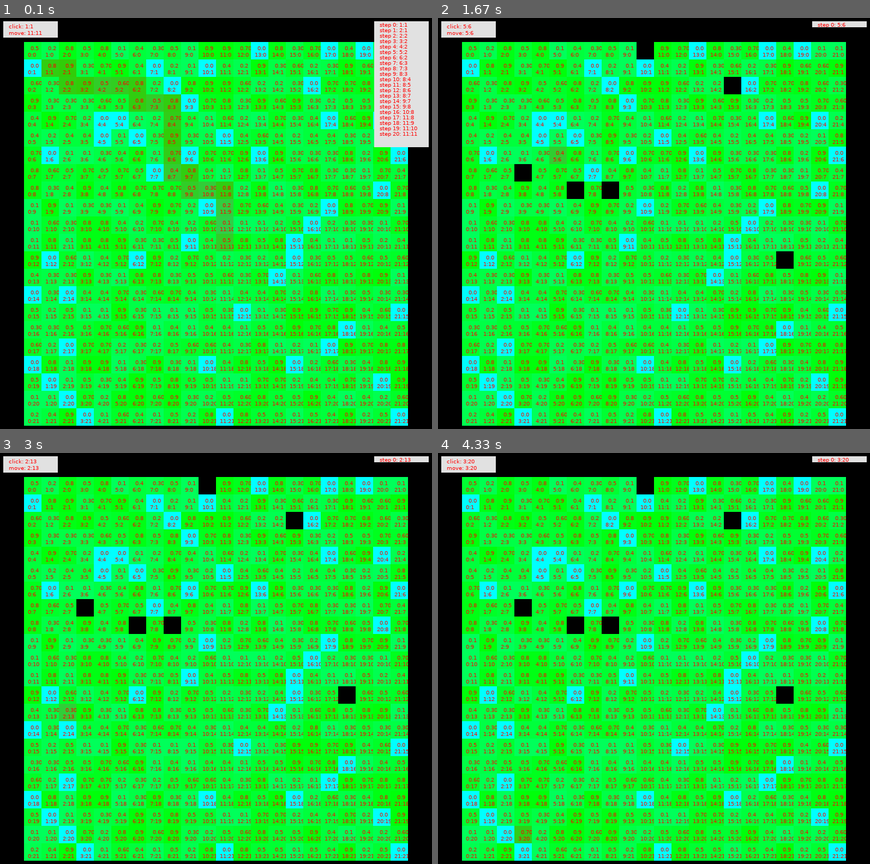
Above: before the commit, frames 1-4 (two rows, left to right).
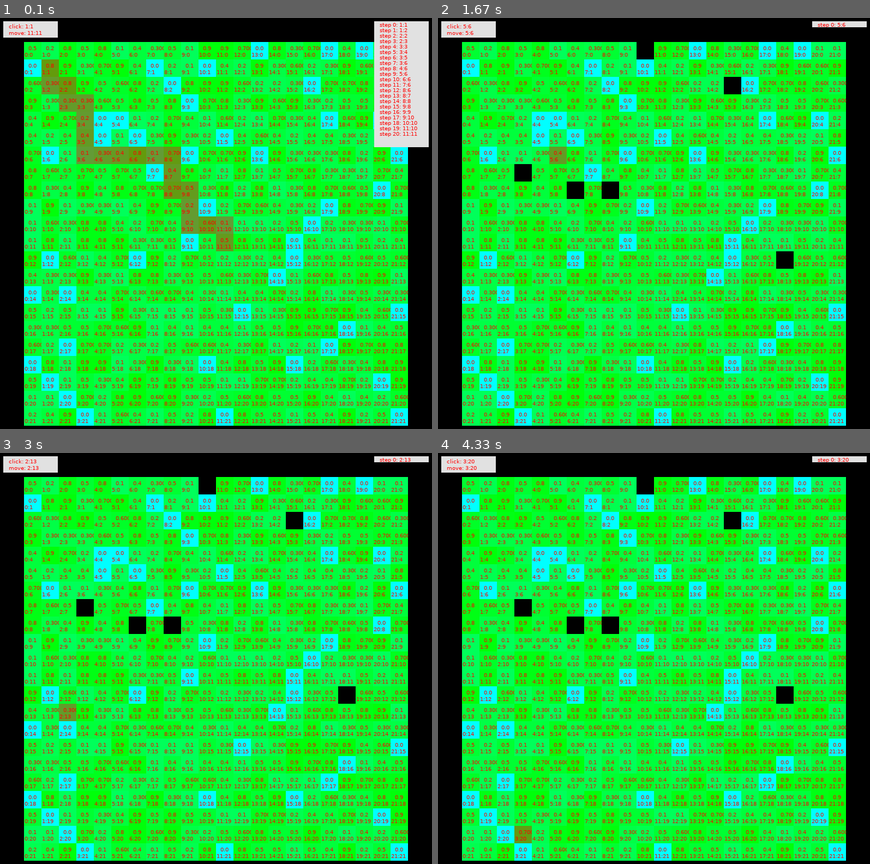
Above: after the commit, the same moments.

Repository: DrNemo/a-star
Game: pygame game, started from example_pygame.py
Two runs of this game, one before a commit and one after it. Both use one fixed random seed, a clock stepped at 60 frames per second and the inputs below. The source is Python 2; it was converted automatically to run under Python 3.
Inputs (mouse positions are in pixels of both pictures, inside the frame that each line leads up to):
- Up to frame 1 (0.1 s): no input
- Up to frame 2 (1.67 s): tap Enter at 0.33 s; click (520, 170) at 0.72 s; click (813, 387) at 1.05 s; click (550, 149) at 1.38 s
- Up to frame 3 (3 s): click (216, 724) at 1.72 s; click (155, 580) at 2.05 s; click (367, 785) at 2.38 s; click (73, 711) at 2.72 s
- Up to frame 4 (4.33 s): click (528, 584) at 3.05 s; click (550, 744) at 3.38 s; click (809, 769) at 3.72 s; click (520, 831) at 4.05 s

The runs differ from the first frame. In frame 1, 21% of the frame differs, in the area x 5-97%, y 2-99%; in frame 2, 17%; in frame 3, 17%; in frame 4, 17%.

Commit message:
refractory and fix bug

Diff:
--- a/astar.py
+++ b/astar.py
@@ -46,146 +46,173 @@
 """
 
 class AStar:
-	maps = {}
 	maps_temp = {}
-	w = 0
-	h = 0
-	diagonal = False
-	_start = [0, 0]
-	_stop = [0, 0]
-	_path_save = []
-	_re_search = True
+
+	H_CALCULAT_MANHETON = False
+
+	point_start = False
+	point_stop = False
+
+	re_search = True
+
 	def __init__(self, maps, diagonal = False):
 		self.diagonal = diagonal
-		self.w = len(maps)
-		self.h = len(maps[0])
+		self.width = len(maps)
+		self.height = len(maps[0])
+
 		# generate hash map
-		for x in xrange(0, self.w):
-			for y in xrange(0, self.h):
-				self.maps[prefix([x, y])] = maps[x][y]
+		self.maps = {}
+		for x in xrange(0, self.width):
+			for y in xrange(0, self.height):
+				self.maps[self.getHashPoint([x, y])] = maps[x][y]
+
+	@staticmethod
+	def getHashPoint(cor):
+		return "%i:%i" % (cor[0], cor[1])
 
 	def let(self, cor, cofice = 0):
-		self._re_search = True
-		self.maps_temp[prefix(cor)] = cofice
+		self.maps_temp[self.getHashPoint(cor)] = cofice
+		self.re_search = True
 		return self
 
 	def clearLets(self):
-		self._re_search = True
+		self.re_search = True
 		self.maps_temp = {}
 		return self
 
 	def start(self, cor):
-		self._re_search = True
-		self._start = Point(cor)
+		if not self.pointInMap(cor):
+			raise Exception('Coordinates outside the map area')
+
+		self.re_search = True
+		self.point_start = Point(cor)
 		return self
 
 	def stop(self, cor):
-		self._re_search = True
-		self._stop = Point(cor)
-		return self
+		if not self.pointInMap(cor):
+			raise Exception('Coordinates outside the map area')
+
+		self.re_search = True
+		self.point_stop = Point(cor)
+		return self
+
+	def pointInMap(self, cor):
+		if self.getHashPoint(cor) in self.maps:
+			return True
+		return False
 
 	def search(self):
-		if not self._re_search:
-			return self._path_save[::]
-
-		if self._stop.prefix in self.maps and not self.maps[self._stop.prefix]:
-			return []
-
-		self._path_save = []
-		open_point = [self._start]
-		open_point_hash = {self._start.prefix : True}
+		if not self.point_start or not self.point_stop:
+			raise Exception('No starting point or finish')
+		if not self.re_search:
+			return self.path_save[::]
+
+		self.path_save = []
+		open_point = [self.point_start]
+		open_point_hash = {self.point_start.prefix : True}
 		close_point = {}
 
 		while open_point:
 			open_point.sort(key=lambda x: x.f, reverse=False)
 			point = open_point.pop(0)
 
-			# map size
-			if point.x >= self.w or point.y >= self.h or point.x < 0 or point.y < 0:
-				continue
-
-			# finish
-			if point.x == self._stop.x and point.y == self._stop.y:
-				self._path_save = self.reverse(point)
-				self._re_search = False
-				del open_point, open_point_hash, close_point
+			if self.isFinish(point):
+				self.path_save = self.reverse(point)
+				self.re_search = False
 				return self.search()
 
 			else:
 				if point.prefix in open_point_hash:
 					del open_point_hash[point.prefix]
 
-				new_points = [
-					[point.x, point.y - 1, True],
-					[point.x + 1, point.y, True],
-					[point.x, point.y + 1, True],
-					[point.x - 1, point.y, True]
-				]
-				if(self.diagonal):
-					new_points_diagonal = [
-						[point.x - 1, point.y - 1, False],
-						[point.x + 1, point.y - 1, False],
-						[point.x + 1, point.y + 1, False],
-						[point.x - 1, point.y + 1, False]
-					]
-					new_points += new_points_diagonal
+				new_points = self.getVariantPoint(point)
 
 				while new_points:
-					temp_point = new_points.pop(0)
-					pref = prefix(temp_point)
-
-					if pref not in self.maps:
+					point_temp = new_points.pop(0)
+					point_hash = self.getHashPoint(point_temp)
+
+					cofice = self.maps[point_hash]
+					if point_hash in self.maps_temp:
+						cofice = self.maps_temp[point_hash]
+
+					if point_hash in close_point or point_hash in open_point_hash or cofice == 0:
 						continue
 
-					# patency
-					cofice = self.maps[pref]
-					if pref in self.maps_temp:
-						cofice = self.maps_temp[pref]
-
-					if cofice > 0 and pref not in close_point:
-						g = point.g
-
-						if temp_point[2]:
-							g += 10 - 5 * cofice
-						else:
-							g += 14 - 5 * cofice
-						g = int(g)
-
-						h = 10 * (abs(temp_point[0] - self._stop.x) + abs(temp_point[1] - self._stop.y))
-						f = int(g + h)
-
-						p = Point(temp_point, g, h, f, point)
-						if p.prefix not in open_point_hash:
-							open_point.append(p)
-							open_point_hash[p.prefix] = True
+					if point_temp[2]:
+						g = point.g + int(10 * cofice)
+					else:
+						g = point.g + int(14 * cofice)
+
+					h = self.hFabric(point_temp)
+					f = int(g + h)
+
+					open_point.append( Point(point_temp, g, h, f, point) )
+					open_point_hash[point_hash] = True
 
 				close_point[point.prefix] = True
 
+	def isFinish(self, point):
+		return point.x == self.point_stop.x and point.y == self.point_stop.y
+
+	def hFabric(self, point):
+		if self.H_CALCULAT_MANHETON:
+			return self.hManhattan(point)
+		else:
+			return self.hShortcut(point)
+
+	def hManhattan(self, point):
+		return 10 * (abs(point[0] - self.point_stop.x) + abs(point[1] - self.point_stop.y))
+
+	def hShortcut(self, point):
+		x_distance = abs(point[0] - self.point_stop.x)
+		y_distance = abs(point[1] - self.point_stop.y)
+		if x_distance > y_distance:
+			h = 14 * y_distance + 10 * (x_distance - y_distance)
+		else:
+			h = 14 * x_distance + 10 * (y_distance - x_distance)
+		return h
+
+	def getVariantPoint(self, point):
+		new_points = [
+			[point.x    , point.y - 1, True],
+			[point.x + 1, point.y    , True],
+			[point.x    , point.y + 1, True],
+			[point.x - 1, point.y    , True]
+		]
+		if(self.diagonal):
+			new_points += [
+				[point.x - 1, point.y - 1, False],
+				[point.x + 1, point.y - 1, False],
+				[point.x + 1, point.y + 1, False],
+				[point.x - 1, point.y + 1, False]
+			]
+
+		valide_point = []
+		while new_points:
+			point = new_points.pop(0)
+			if self.pointInMap(point):
+				valide_point.append(point)
+
+		return valide_point
 
 	def reverse(self, point):
 		stek = [point]
 		point = point.parent
-		while(point):
+		while point:
 			stek.append(point)
 			if point.parent:
 				point = point.parent
 			else:
 				point = False
-		stek = stek[::-1]
-		return stek
+
+		return stek[::-1]
 
 class Point:
-	prefix = "0:0"
-	g, x, y, h, f = 0, 0, 0, 0, 0
-	parent = False
 	def __init__(self, cor, g = 0, h = 0, f = 0, parent = False):
 		self.x = int(cor[0])
 		self.y = int(cor[1])
-		self.prefix = prefix([self.x, self.y])
+		self.prefix = AStar.getHashPoint([self.x, self.y])
 		self.parent = parent
 		self.g = int(g)
 		self.h = int(h)
 		self.f = int(f)
-
-def prefix(cor):
-	return "%i:%i" % (cor[0], cor[1])
--- a/example_pygame.py
+++ b/example_pygame.py
@@ -63,9 +63,9 @@
 		block.fill(color)
 
 		label = font.render(str(cofice), 1, (255,0,0))
-		block.blit(label, (12, 5))
-		label = font.render(AStar.prefix([x, y]), 1, (255,0,0))
-		block.blit(label, (7, 17))
+		block.blit(label, (8, 5))
+		label = font.render(AStar.AStar.getHashPoint([x, y]), 1, (255,0,0))
+		block.blit(label, (1, 17))
 
 		rect = block.get_rect()
 		rect.x = x * block_size
@@ -157,13 +157,13 @@
 		point = path.pop(0)
 		point_block = pygame.Surface([block_size, block_size])
 		point_block.fill((255, 0, 0))
-		point_block.set_alpha(50)
+		point_block.set_alpha(100)
 
 		point_rect = point_block.get_rect()
 		point_rect.x = offset_x + point.x * block_size
 		point_rect.y = offset_y + point.y * block_size
 
-		label = font.render(AStar.prefix([move_x, move_y]), 1, (255,0,0))
+		label = font.render(AStar.AStar.getHashPoint([move_x, move_y]), 1, (255,0,0))
 		screen.blit(point_block, point_rect)
 
 		label = font.render("step %s: %s:%s" % (path_step, point.x, point.y) , 1, (255,0,0))
